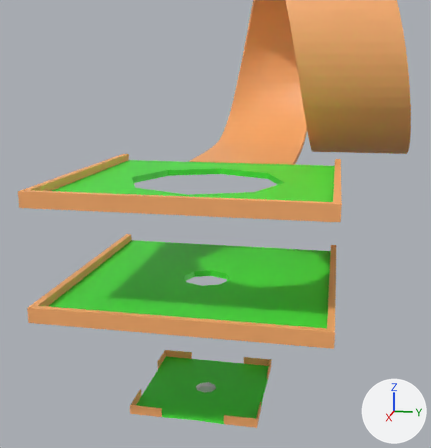
A saved change to the glTF model public/m-golf-holes-003.glb.
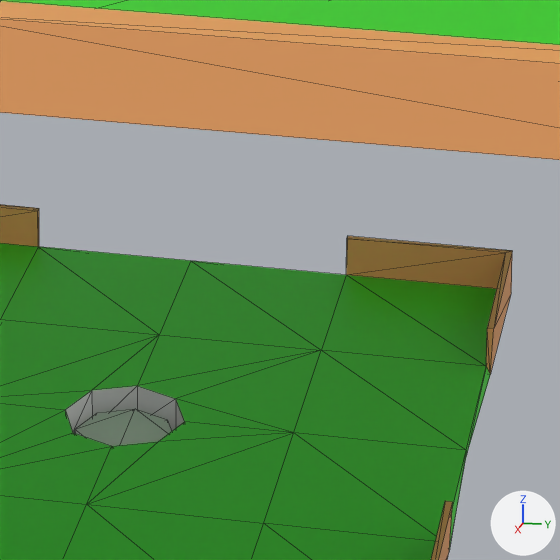
Each version is shown from a 50 mm lens placed at (24.15, -0.5, 1.56), pointed at (14.43, -2.45, -0.88), then close up on the part from 43% to 65% of the width and 71% to 92% of the height. Arrows for +X, +Y and +Z are at lower right; the lights stay in place. The last two pictures show the newer version. The close-ups show mesh edges as thin lines. Objects named as collision shapes, trigger or cutter boxes, shadow casters or lower levels of detail are left out.

The first close-up shows '3_Flat_Section_2_Visual', '3_Hole_End_Visual', '3_Hole_Trigger'.
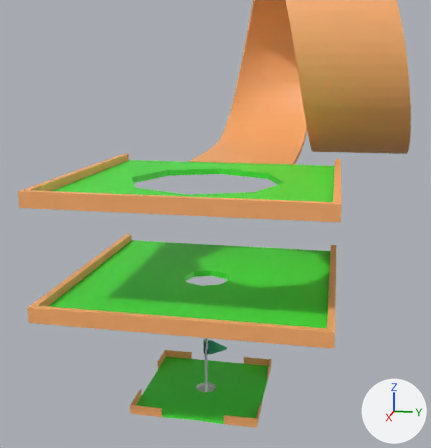
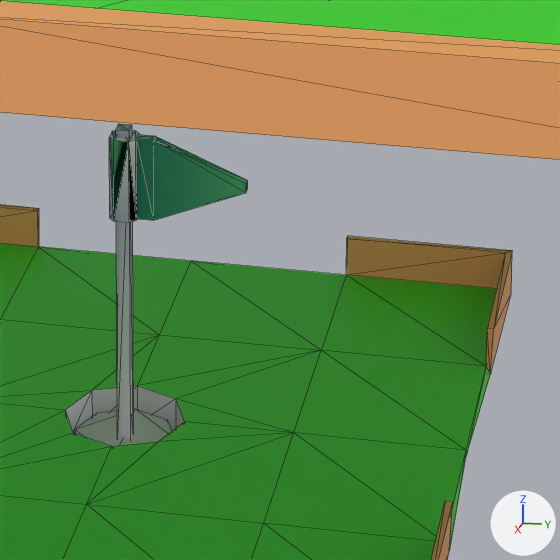
Commit message: Visual: Added End of Hole Flags

Changed parts and their boxes [x1, y1, x2, y2] in the close-ups (560 x 560 px):
'3_Flag_Visual', added: after [109, 124, 248, 439]

The edits, one by one:
Picture 'colormap' (img_colormap) is new.
Material 'colormap.001' (mat_colormap_001) is new.
Its texture is img_colormap.
Its roughness is 0.553.
Mesh me_scene_001 is new.
It has 36 vertices, 58 faces and spans x 14.963..15.041, y -2.537..-2.141, z -3.759..-2.735.
It uses material mat_colormap_001 (picture img_colormap).
Object '3_Flag_Visual' (ob_3_flag_visual) is new; it shows me_scene_001.
Its location is (0.0, 0.0, 0.0).
